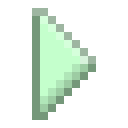
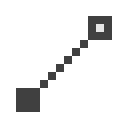
Two versions of the same layered image (128 x 128). Layer-by-layer changes:
showed "Link" over [16, 16, 112, 112]
hid "Model" over [32, 8, 96, 120]
